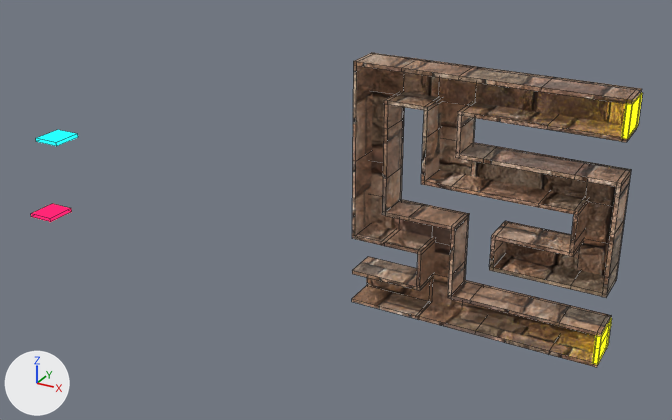
Renders of the Blender file asset/maze/scena1.blend from each side of a commit.
Before and after are seen from a camera (50 mm lens) standing at (14.5, -42.5, 19.3) and looking at (-9.2, 0.6, -2.2). Arrows for +X, +Y and +Z are at lower left; the lights stay in place. Mesh edges are drawn as thin lines.

The scene before the commit, as lines of its bpy script (objects in view):
```python
me_cube_013 = bpy.data.meshes.new('Cube.013')
me_cube_013.from_pydata(...)  # a box spanning x -1.0..1.0, y -1.0..1.0, z -1.0..1.0
me_cube_013.materials.append(mat_material_038)  # cyan #1bf2ff
me_куб_031 = bpy.data.meshes.new('Куб.031')
me_куб_031.from_pydata(...)  # 388 vertices, 380 faces; spans x -7.18..6.81, y -1.2..0.82, z -6.85..7.16
me_куб_031.materials.append(mat_1)
ob_cube_009 = bpy.data.objects.new('Cube.009', me_cube_013)
ob_cube_009.location = (-29.9, -0.1, -1.12)
ob_cube_009.rotation_euler = (0.0, 1.571, 0.0)  # degrees (0, 90, 0)
ob_cube_009.scale = (0.12, 1.0, 0.9)
ob_куб_013 = bpy.data.objects.new('Куб.013', me_куб_031)
ob_куб_013.location = (0.0, 0.0, 0.0)
```
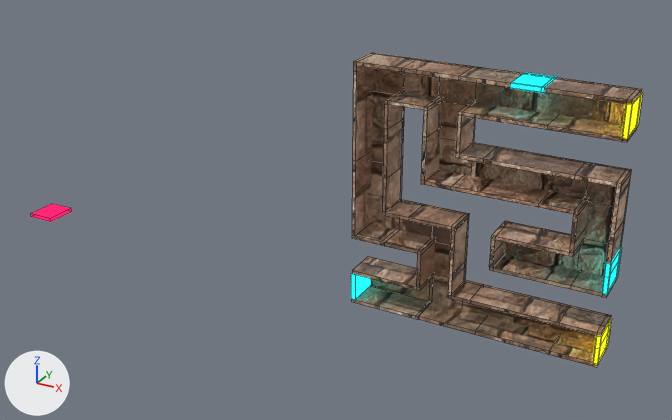
Where the newer file only moved an object's origin or applied its transform, the numbers keep the older frame.

The edits, one by one:
Material 'Material.003' (mat_material_003) is new.
Its base color is (0.0108, 0.888, 1.0) (cyan #1bf2ff).
Its strength is 2.0.
Material 'Material.002' (mat_material_002) is new.
Its base color is (0.0108, 0.888, 1.0) (cyan #1bf2ff).
Its strength is 2.0.
me_cube_013 has 8 vertices, 6 faces and spans x -1.0..1.0, y -1.0..1.0, z -1.0..1.0.
me_cube_013 is used by ob_cube_009; location (-29.9, -0.1, -1.12); rotation (0.0, 1.571, 0.0), in degrees (0, 90, 0); scale (0.12, 1.0, 0.9).
Part 1, on me_cube_013:
Vertex 0 of me_cube_013 moves from (1.0, 1.0, 1.0) at pixel (78, 137) to (-0.92, 0.97, 40.83) at pixel (621, 247).
Vertex 1 of me_cube_013 moves from (1.0, 1.0, -1.0) to (12.7, 0.97, 40.83) at pixel (617, 276).
Vertex 2 of me_cube_013 moves from (1.0, -1.0, 1.0) at pixel (56, 146) to (-0.92, -1.14, 40.83) at pixel (611, 264).
Vertex 3 of me_cube_013 moves from (1.0, -1.0, -1.0) at pixel (36, 141) to (12.7, -1.14, 40.83) at pixel (607, 294).
Vertex 4 of me_cube_013 moves from (-1.0, 1.0, 1.0) at pixel (77, 133) to (-0.92, 0.97, 40.52).
Vertex 5 of me_cube_013 moves from (-1.0, 1.0, -1.0) at pixel (57, 129) to (12.7, 0.97, 40.52).
Vertex 6 of me_cube_013 moves from (-1.0, -1.0, 1.0) at pixel (56, 142) to (-0.92, -1.14, 40.52) at pixel (605, 263).
Vertex 7 of me_cube_013 moves from (-1.0, -1.0, -1.0) at pixel (35, 138) to (12.7, -1.14, 40.52) at pixel (601, 293).
Mesh me_cube_024 is new.
It is a box spanning x -1.18..1.15, y -1.0..1.0, z -0.81..1.0.
It uses material mat_material_003 (cyan #1bf2ff).
Mesh me_cube_023 is new.
It is a box spanning x -1.18..1.15, y -1.0..1.0, z -0.79..1.0.
It uses material mat_material_002 (cyan #1bf2ff).
Object 'Cube.005' (ob_cube_005) is new; it shows me_cube_024.
Its location is (1.93, -0.18, 7.04).
Its rotation in degrees is (0, 90, 0).
Its scale is (0.12, 1.05, 0.9).
Object 'Cube.004' (ob_cube_004) is new; it shows me_cube_023.
Its location is (-7.08, -0.18, -5.94).
Its scale is (0.12, 1.05, 0.9).

What differs and where, as boxes [x1, y1, x2, y2] in the pictures (672 x 420 px):
'Cube.009', reshaped (51% narrower, 176% taller): before [36, 130, 78, 146]; after [601, 248, 621, 294]
'Cube.005', added (cyan): after [510, 72, 557, 93]
'Cube.004', added: after [351, 273, 370, 300]
